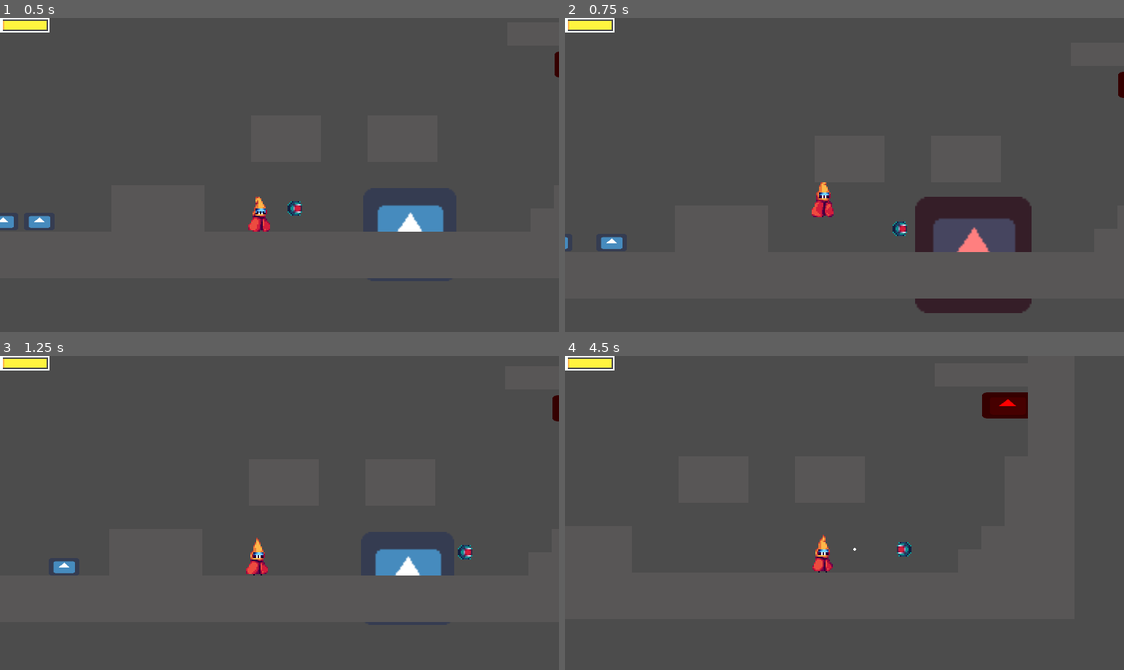
Above: before the commit, frames 1-4 (two rows, left to right).
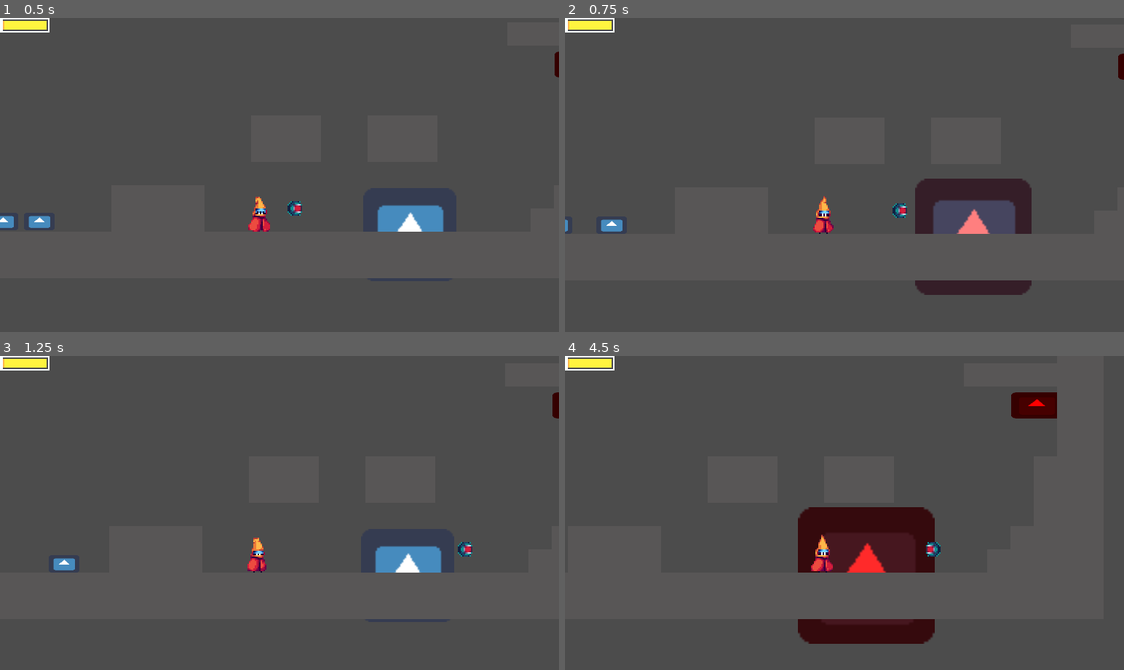
Above: after the commit, the same moments.

Repository: Tenseven-107/UnicornGameJam_Final-Chapter
Game: Godot game, scene res://Scenes/Testing/Testing.tscn
The game is run twice, just before and just after one commit, with the same random seed, the same clock (stepped at 60 frames per second) and the same inputs. The engine's default icon, where the game draws it, is replaced by a stand-in: a white triangle on a blue panel in a dark square.
Inputs:
- Up to frame 1 (0.5 s): no input
- Up to frame 2 (0.75 s): tap Enter (action_drone) at 0.5 s; hold Right (right_drone) from 0.53 s (still down); hold Space (jump) from 0.53 s (still down)
- Up to frame 3 (1.25 s): keep holding Right (right_drone); keep holding Space (jump)
- Up to frame 4 (4.5 s): release Space (jump) at 1.28 s; tap Enter (action_drone) at 1.35, 4.35 s; tap Space (jump) at 1.52, 1.55, 1.82, 3.02, 3.05, 3.32 s; release Right (right_drone) at 2.03 s; hold Left (left_drone) 2.03-2.78 s; hold Space (jump) 2.03-2.78 s; tap K (action_player) at 2.1 s; hold Right (right_drone) 2.78-4.28 s; tap J (attack_player) at 2.85 s; hold Space (jump) 3.53-4.28 s; hold Left (left_drone) from 4.28 s (still down)

Frame 1 is identical in both runs. In frame 2, 6.0% of the frame differs, in the area x 0-100%, y 11-94%; in frame 3, 1.0%; in frame 4, 7.6%, in the area x 41-89%, y 11-92%.

Commit message:
Added a save file system

Diff:
--- a/HUG-Final_Chapter/Prefabs/Player/Player.tscn
+++ b/HUG-Final_Chapter/Prefabs/Player/Player.tscn
@@ -7,6 +7,7 @@
 [ext_resource path="res://Scripts/EffectPlayers/ScaleEffectPlayer.gd" type="Script" id=5]
 [ext_resource path="res://Scripts/EffectPlayers/CameraEffectsPlayer.gd" type="Script" id=6]
 [ext_resource path="res://Scripts/EffectPlayers/VibrationEffectPlayer.gd" type="Script" id=7]
+[ext_resource path="res://Scripts/Utils/Backend/AbilityHandler.gd" type="Script" id=8]
 
 [sub_resource type="CapsuleShape2D" id=3]
 radius = 5.0
@@ -314,6 +315,9 @@
 attack_cooldown_path = NodePath("Utility/AttackCooldown")
 dodge_timer_path = NodePath("Utility/DodgeTimer")
 entity_path = NodePath("Combat/Entity")
+has_jump = false
+has_attack = false
+has_teleport = false
 effects_teleport_out = [ NodePath("FX/teleport") ]
 effects_no_stamina = [ NodePath("FX/no_stamina") ]
 effects_not_enough_stamina = [ NodePath("FX/not_enough_stamina") ]
@@ -326,6 +330,7 @@
 [node name="Sprite" type="AnimatedSprite" parent="Visuals"]
 frames = ExtResource( 2 )
 animation = "Idle"
+frame = 1
 
 [node name="Anims" type="AnimationPlayer" parent="Visuals"]
 anims/Attack = SubResource( 11 )
@@ -383,6 +388,11 @@
 cast_to = Vector2( 0, 24 )
 collision_mask = 2
 
+[node name="AbilityHandler" type="Node" parent="."]
+script = ExtResource( 8 )
+player_path = NodePath("..")
+variable_abilities = [ "has_jump", "has_attack", "has_teleport" ]
+
 [node name="Utility" type="Node" parent="."]
 
 [node name="CoyoteTimer" type="Timer" parent="Utility"]
--- /dev/null
+++ b/HUG-Final_Chapter/Scripts/Utils/Backend/AbilityHandler.gd
@@ -0,0 +1,77 @@
+extends Node
+class_name AbilityHandler
+
+
+
+# Player
+export (NodePath) var player_path: NodePath
+onready var player: PlayerController = get_node(player_path)
+
+# Abilities array
+var abilities: Array = []
+export (Array, String) var variable_abilities: Array
+
+# Constants
+const save_path: String = "user://AbilitySave.save"
+const group_name: String = "AbilityHandler"
+
+
+
+# Set up
+func _ready():
+	add_to_group(group_name)
+
+	load_save()
+	set_abilities()
+
+
+
+# Write abilities
+func save():
+	var save_file: File = File.new()
+	save_file.open(save_path, File.WRITE)
+
+	save_file.store_line(JSON.print(abilities))
+	save_file.close()
+
+
+# Load the abilities save
+func load_save():
+	var save_file: File = File.new()
+	save_file.open(save_path, File.READ)
+
+	if save_file.file_exists(save_path) == true and save_file.get_len() > 0:
+		abilities = str2var(save_file.get_line())
+	else:
+		save()
+
+	save_file.close()
+
+
+# Removes the save file
+func clear_save():
+	var save_file: File = File.new()
+	save_file.open(save_path, File.WRITE)
+	save_file.close()
+
+
+
+# set up player abilities
+func set_abilities():
+	for ability in abilities:
+		for variable in variable_abilities:
+			if ability == variable:
+				player.set(variable, true)
+
+
+
+# Add ability
+func add_ability(new_ability: String):
+	if abilities.size() > 0:
+		for ability in abilities:
+			if new_ability == ability:
+				return
+
+	abilities.append(new_ability)
+	set_abilities()
+	save()
--- a/HUG-Final_Chapter/project.godot
+++ b/HUG-Final_Chapter/project.godot
@@ -9,6 +9,11 @@
 config_version=4
 
 _global_script_classes=[ {
+"base": "Node",
+"class": "AbilityHandler",
+"language": "GDScript",
+"path": "res://Scripts/Utils/Backend/AbilityHandler.gd"
+}, {
 "base": "KinematicBody2D",
 "class": "Bullet",
 "language": "GDScript",
@@ -75,6 +80,7 @@
 "path": "res://Scripts/Player/PlayerDrone.gd"
 } ]
 _global_script_class_icons={
+"AbilityHandler": "",
 "Bullet": "",
 "BulletShooter": "",
 "EC_CreateCategory": "",
Not shown: 1 places in HUG-Final_Chapter/Prefabs/Player/Player.tscn that only renumber resources
